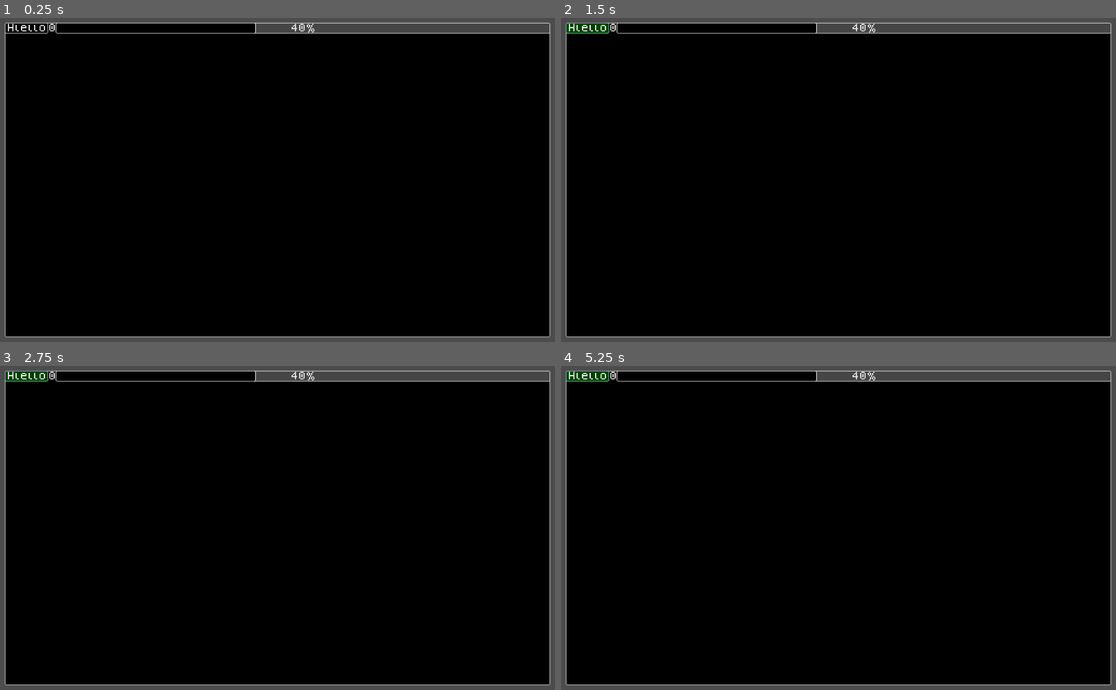
Above: before the commit, frames 1-4 (two rows, left to right).
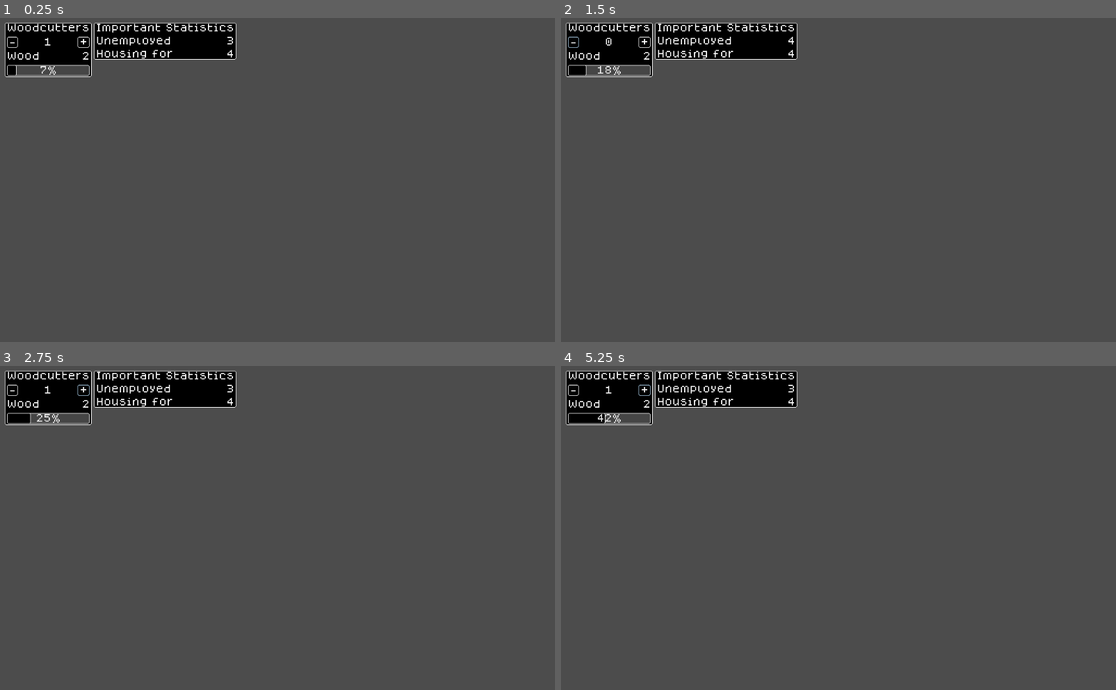
Above: after the commit, the same moments.

Repository: k4gi/guild
Game: Godot game, scene res://main/GuildGame.tscn
The game is run twice, just before and just after one commit, with the same random seed, the same clock (stepped at 60 frames per second) and the same inputs.
Inputs (mouse positions are in pixels of both pictures, inside the frame that each line leads up to):
- Up to frame 1 (0.25 s): no input
- Up to frame 2 (1.5 s): click (588, 27) at 0.5 s, where only the run before the commit has a clickable "Hlello"; click (572, 40) at 1.25 s, where only the run after the commit has a clickable "-"
- Up to frame 3 (2.75 s): click (83, 388) at 2 s, where only the run after the commit has a clickable "+"
- Up to frame 4 (5.25 s): click (588, 375) at 2.75 s, where only the run before the commit has a clickable "Hlello"; click (572, 388) at 3.5 s, where only the run after the commit has a clickable "-"; click (644, 388) at 4.25 s, where only the run after the commit has a clickable "+"; click (588, 375) at 5 s, where only the run before the commit has a clickable "Hlello"

The runs differ from the first frame. In frame 1, 90% of the frame differs, in the area x 0-100%, y 1-99%; in frame 2, 90%; in frame 3, 90%; in frame 4, 90%.
Error before the commit: Attempt to call function 'set_text' in base 'null instance' on a null instance. (res://main/GuildGame.gd:13)

Commit message:
wee a game mechanic

Diff:
--- a/main/GuildGame.gd
+++ b/main/GuildGame.gd
@@ -1,27 +1,49 @@
 extends Control
 
 
-onready var countlabel = $Margin/VBoxContainer/HBoxContainer/Label
-onready var countprogress = $Margin/VBoxContainer/HBoxContainer/ProgressBar
+onready var cutternum = $Margin/Grid/Woodcutters/VBox/HBoxWorkers/Num
+onready var woodnum = $Margin/Grid/Woodcutters/VBox/HBoxResource/Num
+onready var woodprogressbar = $Margin/Grid/Woodcutters/VBox/ProgressBar
 
-var count = 0
-var count_bar = 0
-var count_on = false
+onready var workersnum = $Margin/Grid/PanelContainer2/VBox/HBoxResource/Num
+onready var housenum = $Margin/Grid/PanelContainer2/VBox/HBoxResource2/Num
+
+var cuttermulti = 10
+
+var cutter = 1
+var wood = 2
+var woodprogress = 5
+var workers = 3
+var house = 4
 
 
-func _process(_delta):
-	countlabel.set_text("%d" % count)
-	if count_on:
-		run_count_bar()
-		countprogress.set_value(count_bar)
+func _process(delta):
+	game_process(delta)
+	update_ui()
 
 
-func _on_Button_toggled(button_pressed):
-	count_on = button_pressed
+func game_process(delta):
+	woodprogress += delta*cutter*cuttermulti
+	if woodprogress >= 100:
+		woodprogress = 0
+		wood += 1
 
 
-func run_count_bar():
-	count_bar += 1
-	if count_bar >= 100:
-		count += 1
-		count_bar = 0
+func update_ui():
+	cutternum.set_text(str(cutter))
+	woodnum.set_text(str(wood))
+	woodprogressbar.set_value(woodprogress)
+	workersnum.set_text(str(workers))
+	housenum.set_text(str(house))
+
+
+func _on_CutterMinus_pressed():
+	if cutter > 0:
+		cutter -= 1
+		workers += 1
+
+
+func _on_CutterPlus_pressed():
+	if workers > 0:
+		workers -= 1
+		cutter += 1
--- a/main/GuildGame.tscn
+++ b/main/GuildGame.tscn
@@ -17,46 +17,188 @@
 margin_right = -10.0
 margin_bottom = -10.0
 
-[node name="Margin" type="MarginContainer" parent="Margin"]
+[node name="Grid" type="GridContainer" parent="Margin"]
 margin_right = 1004.0
 margin_bottom = 580.0
-
-[node name="Panel" type="Panel" parent="Margin/Margin"]
-margin_right = 1004.0
-margin_bottom = 580.0
-rect_min_size = Vector2( 400, 200 )
-
-[node name="VBoxContainer" type="VBoxContainer" parent="Margin/Margin"]
-margin_right = 1004.0
-margin_bottom = 580.0
-
-[node name="HBoxContainer" type="HBoxContainer" parent="Margin/Margin/VBoxContainer"]
-margin_right = 1004.0
-margin_bottom = 20.0
-
-[node name="Button" type="Button" parent="Margin/Margin/VBoxContainer/HBoxContainer"]
-margin_right = 80.0
-margin_bottom = 20.0
-toggle_mode = true
-text = "Hlello"
-
-[node name="Label" type="Label" parent="Margin/Margin/VBoxContainer/HBoxContainer"]
-margin_left = 80.0
-margin_top = 2.0
-margin_right = 94.0
+columns = 4
+
+[node name="Woodcutters" type="PanelContainer" parent="Margin/Grid"]
+margin_right = 160.0
+margin_bottom = 100.0
+size_flags_horizontal = 0
+size_flags_vertical = 0
+
+[node name="VBox" type="VBoxContainer" parent="Margin/Grid/Woodcutters"]
+margin_left = 4.0
+margin_top = 2.0
+margin_right = 156.0
+margin_bottom = 98.0
+size_flags_horizontal = 0
+size_flags_vertical = 0
+custom_constants/separation = 8
+
+[node name="Header" type="Label" parent="Margin/Grid/Woodcutters/VBox"]
+margin_right = 152.0
+margin_bottom = 16.0
+text = "Woodcutters"
+align = 1
+valign = 1
+
+[node name="HBoxWorkers" type="HBoxContainer" parent="Margin/Grid/Woodcutters/VBox"]
+margin_top = 24.0
+margin_right = 152.0
+margin_bottom = 44.0
+
+[node name="CutterMinus" type="Button" parent="Margin/Grid/Woodcutters/VBox/HBoxWorkers"]
+margin_right = 20.0
+margin_bottom = 20.0
+size_flags_horizontal = 0
+text = "-"
+
+[node name="Num" type="Label" parent="Margin/Grid/Woodcutters/VBox/HBoxWorkers"]
+margin_left = 20.0
+margin_top = 2.0
+margin_right = 130.0
 margin_bottom = 18.0
-text = "0"
-
-[node name="ProgressBar" type="ProgressBar" parent="Margin/Margin/VBoxContainer/HBoxContainer"]
-margin_left = 94.0
-margin_right = 1004.0
-margin_bottom = 20.0
+size_flags_horizontal = 7
+text = "0"
+align = 1
+valign = 1
+
+[node name="CutterPlus" type="Button" parent="Margin/Grid/Woodcutters/VBox/HBoxWorkers"]
+margin_left = 130.0
+margin_right = 152.0
+margin_bottom = 20.0
+size_flags_horizontal = 0
+text = "+"
+
+[node name="HBoxResource" type="HBoxContainer" parent="Margin/Grid/Woodcutters/VBox"]
+margin_top = 52.0
+margin_right = 152.0
+margin_bottom = 68.0
+
+[node name="Desc" type="Label" parent="Margin/Grid/Woodcutters/VBox/HBoxResource"]
+margin_right = 60.0
+margin_bottom = 16.0
+text = "Wood"
+align = 1
+valign = 1
+
+[node name="Num" type="Label" parent="Margin/Grid/Woodcutters/VBox/HBoxResource"]
+margin_left = 60.0
+margin_right = 152.0
+margin_bottom = 16.0
+size_flags_horizontal = 11
+text = "0"
+align = 2
+valign = 1
+
+[node name="ProgressBar" type="ProgressBar" parent="Margin/Grid/Woodcutters/VBox"]
+margin_top = 76.0
+margin_right = 152.0
+margin_bottom = 96.0
 size_flags_horizontal = 3
-value = 40.0
-
-[node name="NinePatchRect" type="NinePatchRect" parent="Margin/Margin/VBoxContainer"]
-margin_top = 20.0
-margin_right = 1004.0
-margin_bottom = 20.0
-
-[connection signal="toggled" from="Margin/Margin/VBoxContainer/HBoxContainer/Button" to="." method="_on_Button_toggled"]
+
+[node name="PanelContainer2" type="PanelContainer" parent="Margin/Grid"]
+margin_left = 164.0
+margin_right = 426.0
+margin_bottom = 68.0
+size_flags_horizontal = 0
+size_flags_vertical = 0
+
+[node name="VBox" type="VBoxContainer" parent="Margin/Grid/PanelContainer2"]
+margin_left = 4.0
+margin_top = 2.0
+margin_right = 258.0
+margin_bottom = 66.0
+size_flags_horizontal = 0
+size_flags_vertical = 0
+custom_constants/separation = 8
+
+[node name="Header" type="Label" parent="Margin/Grid/PanelContainer2/VBox"]
+margin_right = 254.0
+margin_bottom = 16.0
+text = "Important Statistics"
+align = 1
+valign = 1
+
+[node name="HBoxWorkers" type="HBoxContainer" parent="Margin/Grid/PanelContainer2/VBox"]
+visible = false
+margin_top = 24.0
+margin_right = 74.0
+margin_bottom = 44.0
+
+[node name="Minus" type="Button" parent="Margin/Grid/PanelContainer2/VBox/HBoxWorkers"]
+margin_right = 20.0
+margin_bottom = 20.0
+size_flags_horizontal = 0
+text = "-"
+
+[node name="Num" type="Label" parent="Margin/Grid/PanelContainer2/VBox/HBoxWorkers"]
+margin_left = 20.0
+margin_top = 2.0
+margin_right = 52.0
+margin_bottom = 18.0
+size_flags_horizontal = 7
+text = "0"
+align = 1
+valign = 1
+
+[node name="Plus" type="Button" parent="Margin/Grid/PanelContainer2/VBox/HBoxWorkers"]
+margin_left = 52.0
+margin_right = 74.0
+margin_bottom = 20.0
+size_flags_horizontal = 0
+text = "+"
+
+[node name="HBoxResource" type="HBoxContainer" parent="Margin/Grid/PanelContainer2/VBox"]
+margin_top = 24.0
+margin_right = 254.0
+margin_bottom = 40.0
+
+[node name="Desc" type="Label" parent="Margin/Grid/PanelContainer2/VBox/HBoxResource"]
+margin_right = 138.0
+margin_bottom = 16.0
+text = "Unemployed"
+align = 1
+valign = 1
+
+[node name="Num" type="Label" parent="Margin/Grid/PanelContainer2/VBox/HBoxResource"]
+margin_left = 138.0
+margin_right = 254.0
+margin_bottom = 16.0
+size_flags_horizontal = 11
+text = "0"
+align = 2
+valign = 1
+
+[node name="HBoxResource2" type="HBoxContainer" parent="Margin/Grid/PanelContainer2/VBox"]
+margin_top = 48.0
+margin_right = 254.0
+margin_bottom = 64.0
+
+[node name="Desc" type="Label" parent="Margin/Grid/PanelContainer2/VBox/HBoxResource2"]
+margin_right = 142.0
+margin_bottom = 16.0
+text = "Housing for"
+align = 1
+valign = 1
+
+[node name="Num" type="Label" parent="Margin/Grid/PanelContainer2/VBox/HBoxResource2"]
+margin_left = 142.0
+margin_right = 254.0
+margin_bottom = 16.0
+size_flags_horizontal = 11
+text = "0"
+align = 2
+valign = 1
+
+[node name="ProgressBar" type="ProgressBar" parent="Margin/Grid/PanelContainer2/VBox"]
+visible = false
+margin_top = 48.0
+margin_right = 74.0
+margin_bottom = 68.0
+size_flags_horizontal = 3
+
+[connection signal="pressed" from="Margin/Grid/Woodcutters/VBox/HBoxWorkers/CutterMinus" to="." method="_on_CutterMinus_pressed"]
+[connection signal="pressed" from="Margin/Grid/Woodcutters/VBox/HBoxWorkers/CutterPlus" to="." method="_on_CutterPlus_pressed"]
--- a/theme/theme.tres
+++ b/theme/theme.tres
@@ -13,6 +13,7 @@
 Button/styles/pressed = ExtResource( 3 )
 HBoxContainer/constants/separation = 0
 Panel/styles/panel = ExtResource( 4 )
+PanelContainer/styles/panel = ExtResource( 4 )
 ProgressBar/styles/bg = ExtResource( 2 )
 ProgressBar/styles/fg = ExtResource( 4 )
 TabContainer/fonts/font = null
